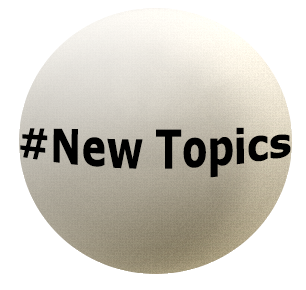
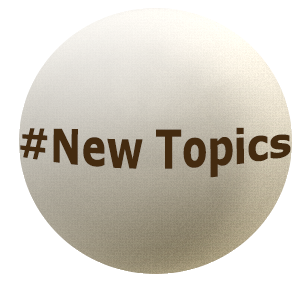
Two versions of the same layered image (w=306, h=290). Layer-by-layer changes:
painted on "#New Topics" over [20, 127, 291, 178]
